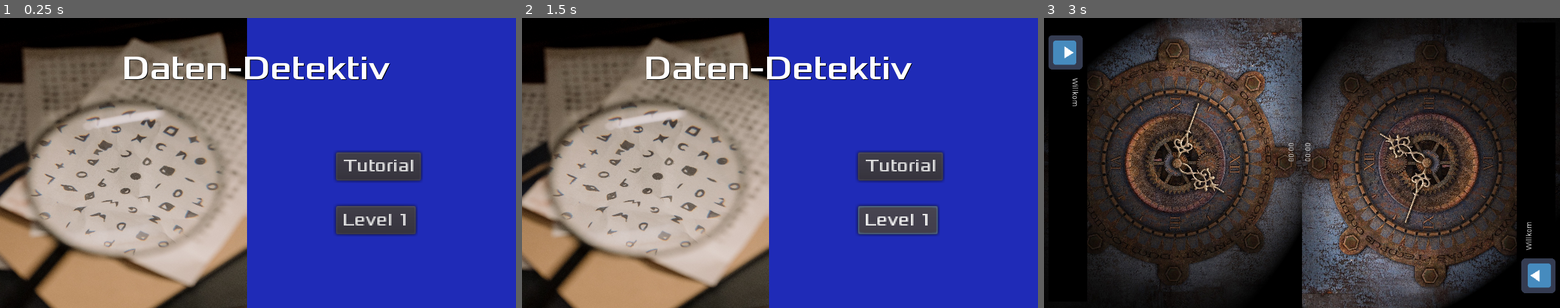
Above: before the commit, frames 1-3 (left to right).
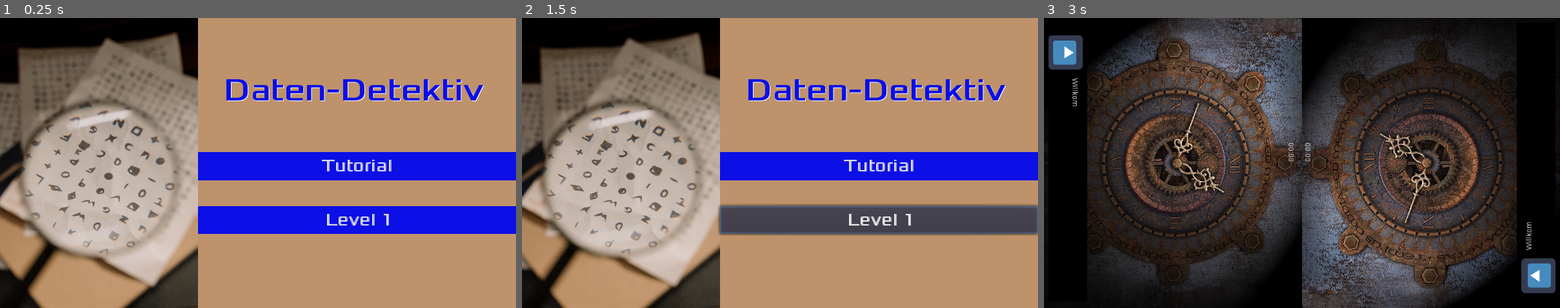
Above: after the commit, the same moments.

Repository: phil0605/Godot-Prototype
Game: Godot game, scene res://scenes/hauptmenu.tscn
Same seed, same stepped clock (60 frames per second), same inputs: the game is played once before the commit and once after it. The engine's default icon, where the game draws it, is replaced by a stand-in: a white triangle on a blue panel in a dark square.
Inputs:
- Up to frame 1 (0.25 s): no input
- Up to frame 2 (1.5 s): click "Level 1" at 0.5 s; click "Level 1" at 1.25 s
- Up to frame 3 (3 s): click "Level 1" at 2 s; click "Tutorial" at 2.75 s

The runs differ from the first frame. In frame 1, 75% of the frame differs, in the area x 0-100%, y 0-100%; in frame 2, 74%; in frame 3, nothing differs.

Commit message:
edited hauptmenu design

Diff:
--- /dev/null
+++ b/hauptmenü.tscn
@@ -0,0 +1,87 @@
+[gd_scene load_steps=9 format=2]
+
+[ext_resource path="res://assets/lupe.jpg" type="Texture" id=1]
+[ext_resource path="res://fonts/Xolonium-Regular.ttf" type="DynamicFontData" id=2]
+[ext_resource path="res://hauptmenü.gd" type="Script" id=3]
+
+[sub_resource type="DynamicFont" id=1]
+size = 64
+outline_color = Color( 0.00392157, 0, 1, 1 )
+font_data = ExtResource( 2 )
+
+[sub_resource type="DynamicFont" id=2]
+size = 35
+font_data = ExtResource( 2 )
+
+[sub_resource type="StyleBoxFlat" id=3]
+bg_color = Color( 0, 0.0941176, 0.682353, 1 )
+border_color = Color( 0, 0, 0, 1 )
+
+[sub_resource type="StyleBoxFlat" id=5]
+bg_color = Color( 0, 0.0392157, 0.352941, 1 )
+
+[sub_resource type="StyleBoxFlat" id=6]
+bg_color = Color( 0, 0.0392157, 0.352941, 1 )
+
+[node name="CanvasLayer" type="CanvasLayer"]
+script = ExtResource( 3 )
+
+[node name="ColorRect" type="ColorRect" parent="."]
+margin_right = 981.0
+margin_bottom = 559.0
+color = Color( 0.756863, 0.584314, 0.431373, 1 )
+
+[node name="TextureRect" type="TextureRect" parent="."]
+margin_right = 3176.0
+margin_bottom = 4764.0
+rect_min_size = Vector2( 960, 540 )
+rect_scale = Vector2( 0.12, 0.12 )
+texture = ExtResource( 1 )
+
+[node name="Text" type="Label" parent="."]
+anchor_left = 1.0
+anchor_top = 0.5
+anchor_right = 1.0
+anchor_bottom = 0.5
+margin_left = -538.0
+margin_top = -172.0
+margin_right = -31.0
+margin_bottom = -94.0
+custom_colors/font_color = Color( 0, 0.0941176, 0.682353, 1 )
+custom_colors/font_color_shadow = Color( 0, 0, 0, 1 )
+custom_fonts/font = SubResource( 1 )
+text = "Daten-Detektiv"
+
+[node name="Start" type="Button" parent="."]
+anchor_left = 1.0
+anchor_top = 1.0
+anchor_right = 1.0
+anchor_bottom = 1.0
+margin_left = -579.0
+margin_top = -310.0
+margin_bottom = -250.0
+custom_colors/font_color = Color( 0.866667, 0.815686, 0.784314, 1 )
+custom_fonts/font = SubResource( 2 )
+custom_styles/normal = SubResource( 3 )
+text = "Start"
+
+[node name="Level1" type="Button" parent="."]
+anchor_left = 1.0
+anchor_top = 1.0
+anchor_right = 1.0
+anchor_bottom = 1.0
+margin_left = -578.0
+margin_top = -205.0
+margin_bottom = -157.0
+custom_fonts/font = SubResource( 2 )
+custom_styles/normal = SubResource( 5 )
+text = "  Level 1"
+
+[node name="Level2" type="Button" parent="."]
+margin_left = 381.0
+margin_top = 415.0
+margin_right = 960.0
+margin_bottom = 464.0
+custom_fonts/font = SubResource( 2 )
+custom_styles/normal = SubResource( 6 )
+text = "  Level 2"
--- a/scenes/hauptmenu.tscn
+++ b/scenes/hauptmenu.tscn
@@ -1,16 +1,22 @@
-[gd_scene load_steps=7 format=2]
+[gd_scene load_steps=9 format=2]
 
 [ext_resource path="res://scripts/hauptmenu.gd" type="Script" id=1]
 [ext_resource path="res://scenes/Tutorial.tscn" type="PackedScene" id=2]
 [ext_resource path="res://assets/lupe.jpg" type="Texture" id=3]
 [ext_resource path="res://assets/Xolonium-Regular.ttf" type="DynamicFontData" id=4]
 
-[sub_resource type="DynamicFont" id=1]
-size = 64
+[sub_resource type="DynamicFont" id=3]
+size = 61
 font_data = ExtResource( 4 )
 
 [sub_resource type="DynamicFont" id=2]
 font_data = ExtResource( 4 )
+
+[sub_resource type="StyleBoxFlat" id=4]
+bg_color = Color( 0.0509804, 0.0627451, 0.905882, 1 )
+
+[sub_resource type="StyleBoxFlat" id=5]
+bg_color = Color( 0.0509804, 0.0627451, 0.905882, 1 )
 
 [node name="hauptmenu" type="Node2D"]
 script = ExtResource( 1 )
@@ -19,11 +25,12 @@
 margin_right = 960.0
 margin_bottom = 540.0
 mouse_filter = 2
-color = Color( 0.0862745, 0.141176, 0.811765, 0.823529 )
+color = Color( 0.74902, 0.576471, 0.423529, 1 )
 
 [node name="TextureRect" type="TextureRect" parent="."]
 margin_right = 460.0
 margin_bottom = 540.0
+rect_scale = Vector2( 0.8, 1 )
 mouse_filter = 2
 texture = ExtResource( 3 )
 expand = true
@@ -33,32 +40,34 @@
 anchor_top = 0.5
 anchor_right = 1.0
 anchor_bottom = 0.5
-margin_left = 227.0
-margin_top = 54.0
-margin_right = 734.0
-margin_bottom = 132.0
-custom_colors/font_color = Color( 1, 1, 1, 1 )
-custom_colors/font_color_shadow = Color( 0, 0, 0, 1 )
-custom_fonts/font = SubResource( 1 )
+margin_left = 417.0
+margin_top = 97.0
+margin_right = 924.0
+margin_bottom = 184.0
+custom_colors/font_color = Color( 0.0509804, 0.0627451, 0.905882, 1 )
+custom_colors/font_color_shadow = Color( 1, 1, 1, 1 )
+custom_fonts/font = SubResource( 3 )
 text = "Daten-Detektiv"
 
 [node name="TutorialButton" type="Button" parent="."]
-margin_left = 625.0
+margin_left = 368.0
 margin_top = 250.0
-margin_right = 699.0
+margin_right = 664.0
 margin_bottom = 276.0
 rect_scale = Vector2( 2, 2 )
 custom_fonts/font = SubResource( 2 )
+custom_styles/normal = SubResource( 4 )
 text = "Tutorial"
 
 [node name="Level1Button" type="Button" parent="."]
-margin_left = 625.0
+margin_left = 368.0
 margin_top = 350.0
-margin_right = 699.0
+margin_right = 664.0
 margin_bottom = 376.0
 rect_scale = Vector2( 2, 2 )
 custom_fonts/font = SubResource( 2 )
-text = "Level 1"
+custom_styles/normal = SubResource( 5 )
+text = " Level 1"
 
 [node name="Tutorial" parent="." instance=ExtResource( 2 )]
 visible = false
